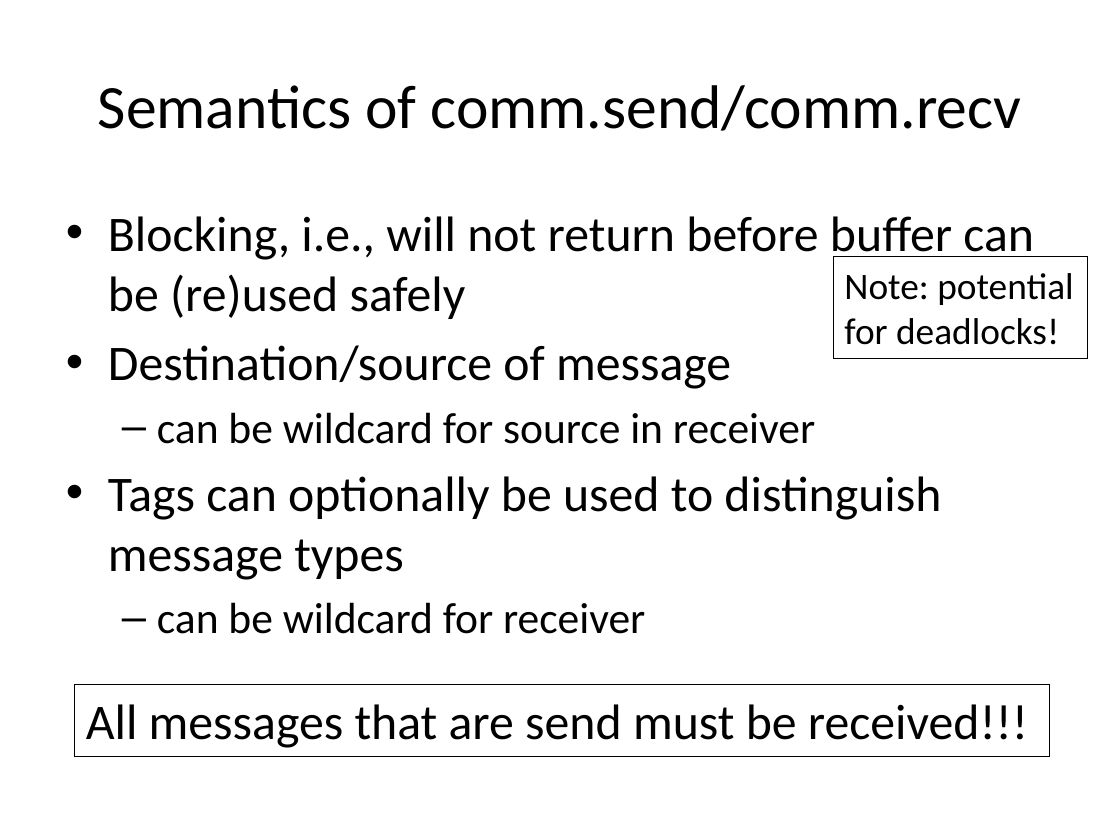
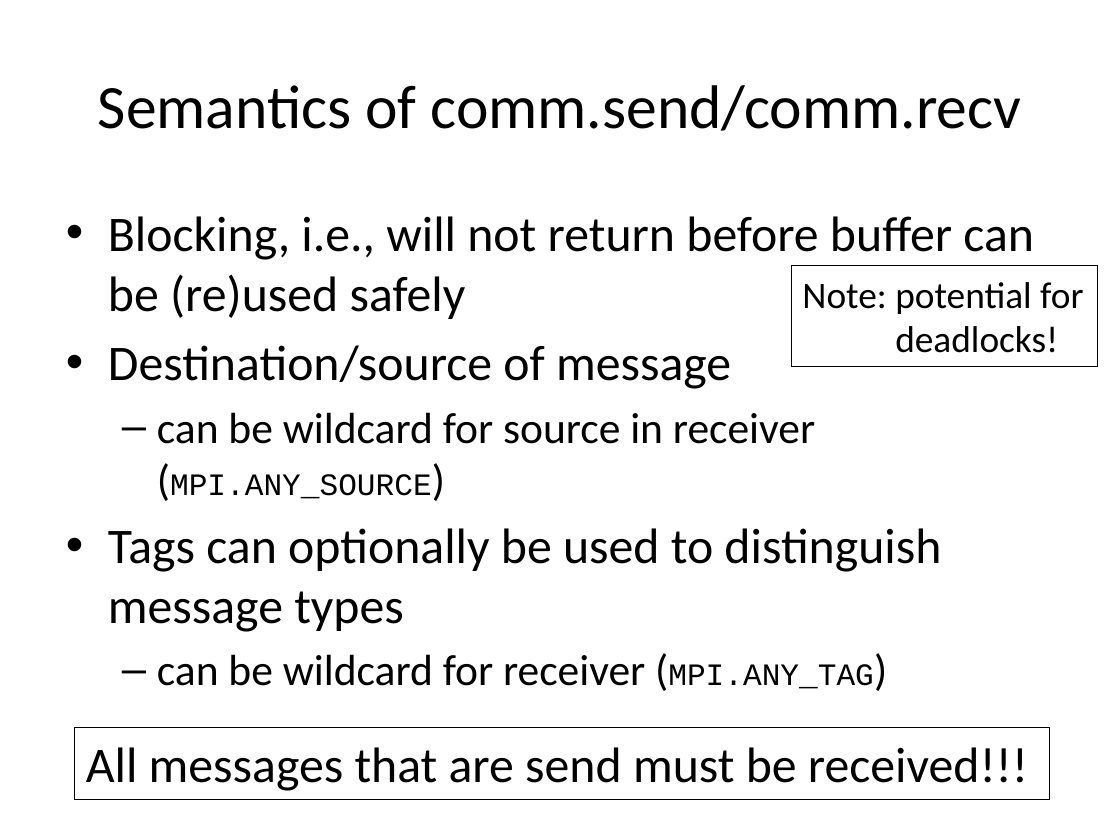
Before and after one commit to gjbex/training-material, a slide deck: slide 13 of Python/Mpi4py/mpi4py.pptx. Drawn at 1120x840 pixels with LibreOffice and Linux fonts; fonts in the diff are those of the drawing. Boxes give left, top, right and bottom in pixels: in the first picture for what was removed or moved away, otherwise in the second. Text is boxed around its words. In the diff, an @@ line names an element or a change of style, - is before the commit and + after.

```diff
--- a/Python/Mpi4py/mpi4py.pptx
+++ b/Python/Mpi4py/mpi4py.pptx
@@ rectangle "Note: potential for deadlocks!": place and size @@
-rectangle "Note: potential for deadlocks!" at [833,256,1088,358]
+rectangle "Note: potential for deadlocks!" at [792,265,1099,367]
@@ text at [157,412,815,499]: text changed @@
-  – can be wildcard for source in receiver
+  – can be wildcard for source in receiver (MPI.ANY_SOURCE)
@@ text at [157,654,874,689]: text changed @@
-  – can be wildcard for receiver
+  – can be wildcard for receiver (MPI.ANY_TAG)
@@ rectangle "All messages that are send ...": place and size @@
-rectangle "All messages that are send ..." at [75,684,1049,756]
+rectangle "All messages that are send ..." at [75,728,1049,800]
```
Also in this commit, not shown: 12 other slides changed, 1 slide added, 2 slides removed.
